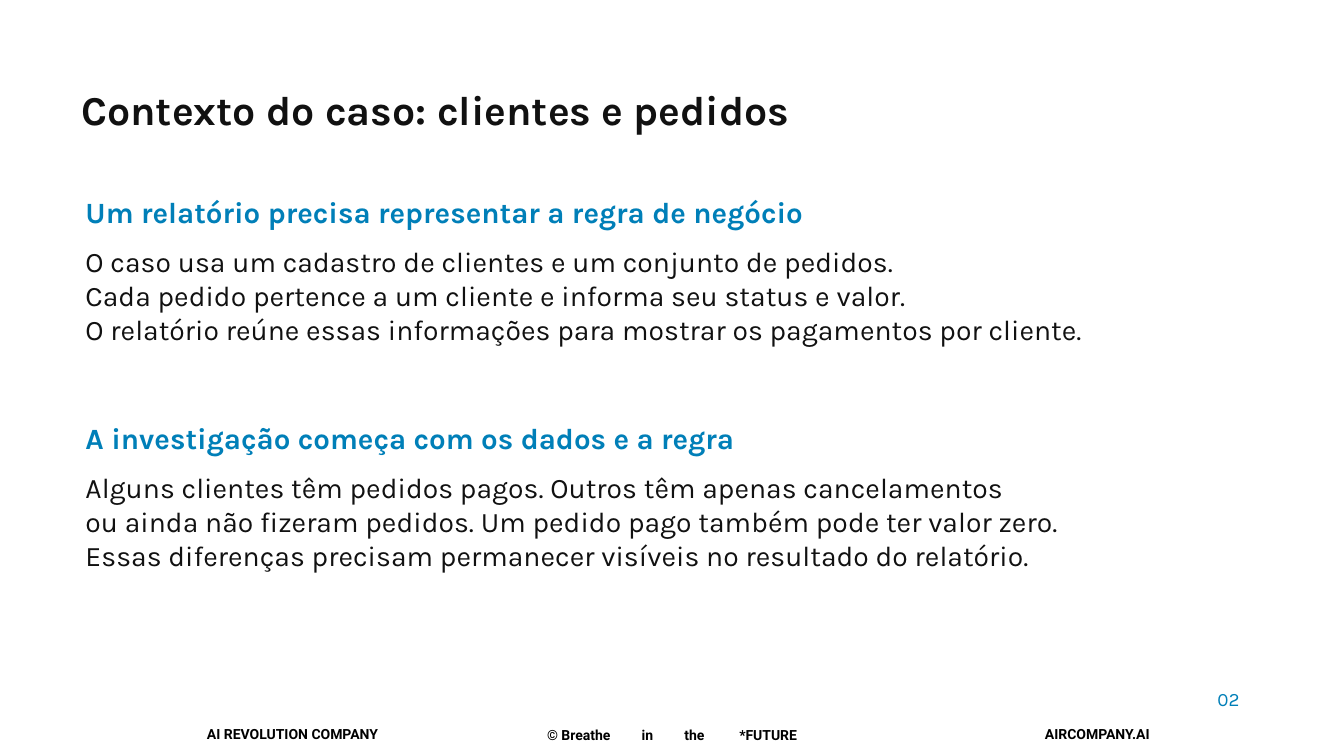
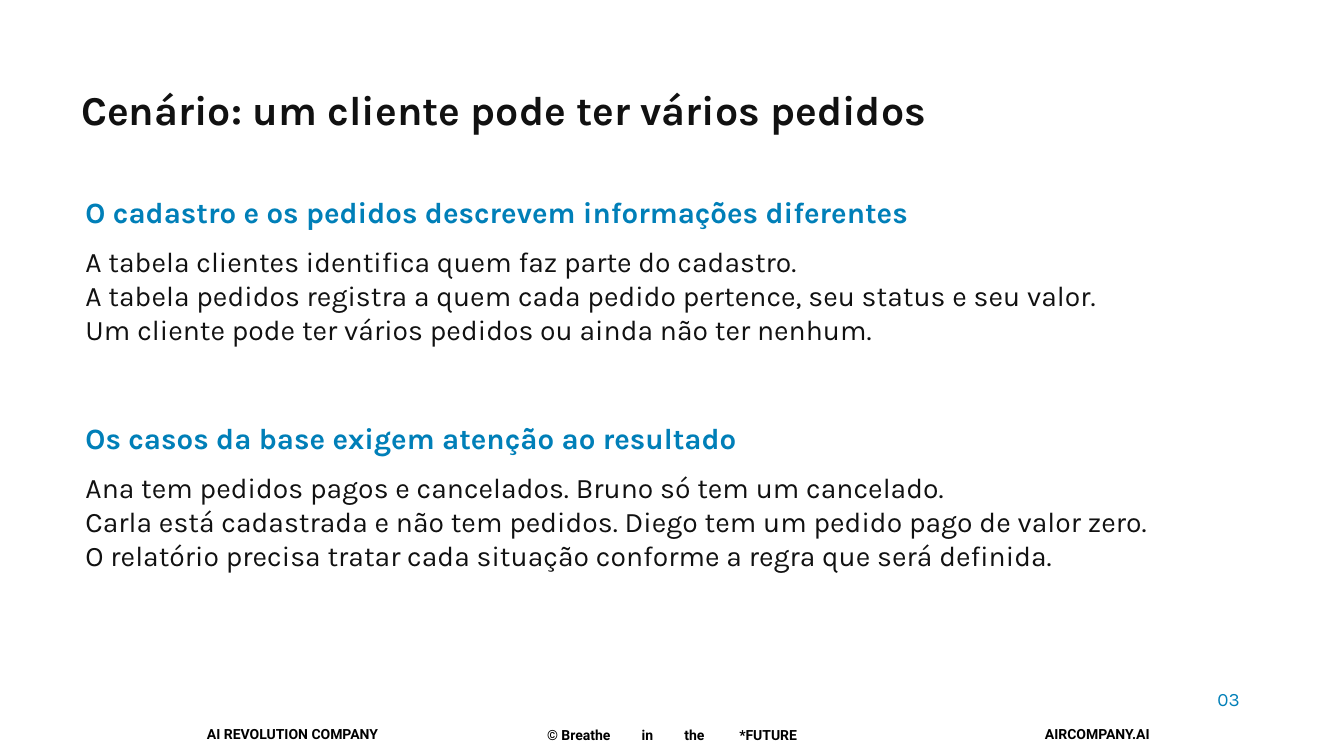
Before and after one commit to pedropalmieri/workshop4-pr-sql-ia, a slide deck: slide 3 of materiais/Workshop4-19nov2026.pptx (slide 2 before the commit). Drawn at 1344x756 pixels with LibreOffice and Linux fonts; fonts in the diff are those of the drawing; background and template pictures are left out. Boxes give left, top, right and bottom in pixels: in the first picture for what was removed or moved away, otherwise in the second. Text is boxed around its words. In the diff, an @@ line names an element or a change of style, - is before the commit and + after.

Commit message:
Documenta aplicação validada e organiza a explicação do caso nos slides

```diff
--- a/materiais/Workshop4-19nov2026.pptx
+++ b/materiais/Workshop4-19nov2026.pptx
@@ text at (81, 93, 926, 135): text changed @@
-Contexto do caso: clientes e pedidos
+Cenário: um cliente pode ter vários pedidos
@@ text at (85, 202, 908, 230): text changed @@
-Um relatório precisa representar a regra de negócio
+O cadastro e os pedidos descrevem informações diferentes
@@ text at (85, 252, 1096, 347): text changed @@
-O caso usa um cadastro de clientes e um conjunto de pedidos.
-Cada pedido pertence a um cliente e informa seu status e valor.
-O relatório reúne essas informações para mostrar os pagamentos por cliente.
+A tabela clientes identifica quem faz parte do cadastro.
+A tabela pedidos registra a quem cada pedido pertence, seu status e seu valor.
+Um cliente pode ter vários pedidos ou ainda não ter nenhum.
@@ text at (85, 428, 736, 456): text changed @@
-A investigação começa com os dados e a regra
+Os casos da base exigem atenção ao resultado
@@ text at (85, 476, 1147, 573): text changed @@
-Alguns clientes têm pedidos pagos. Outros têm apenas cancelamentos
-ou ainda não fizeram pedidos. Um pedido pago também pode ter valor zero.
-Essas diferenças precisam permanecer visíveis no resultado do relatório.
+Ana tem pedidos pagos e cancelados. Bruno só tem um cancelado.
+Carla está cadastrada e não tem pedidos. Diego tem um pedido pago de valor zero.
+O relatório precisa tratar cada situação conforme a regra que será definida.
@@ text at (1217, 694, 1239, 707): text changed @@
-02
+03
```
Also in this commit, not shown: 2 other slides changed, 6 other files.
